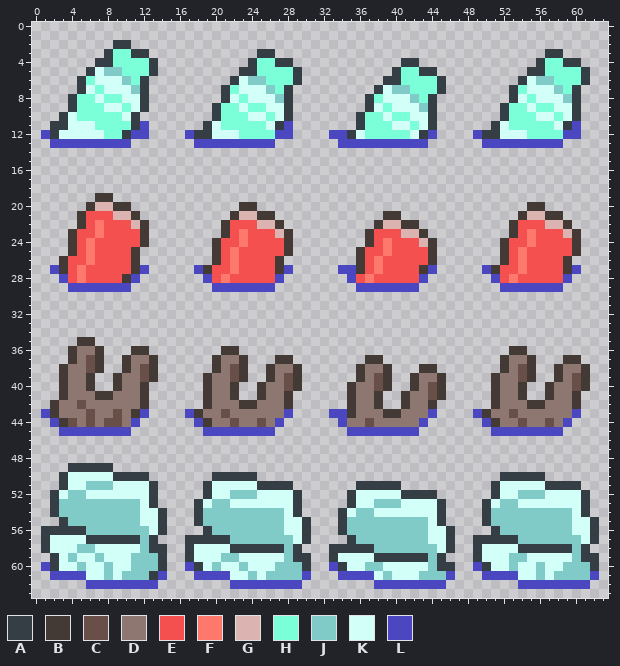
File history of a pixel-art sprite, Assets/Sprites/Gameplay/Trash.png. The first picture shows the starting point.
The file is 64x64 pixels.
Palette (. is transparent): A #353e44  B #443a35  C #684f47  D #8d7770  E #f55050  F #ff786c  G #dbb4b1  H #7affd9  J #80cbc8  K #d2fff7  L #4b47c1
Once edited:
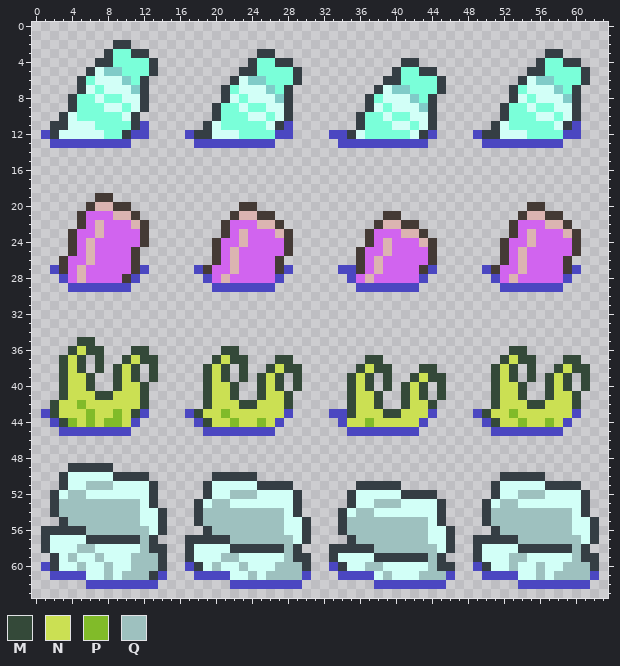
Colours new in this view: M #344939  N #cbe053  P #81bb29  Q #9ec1bf
Difference:
@@ palette @@
-E #f55050
+E #d164ef
@@ x 0..63 @@
 21 .....BEEEGGB..........BGGBB............BB.............BGGBB.....
-22 .....BEFEEEGB........BEEEGGB..........BGGBB..........BEEEGGB....
-23 ....BEEFEEEEB........BEFEEEGB........BEEEGGB.........BEFEEEGB...
-24 ....BEFEEEEEB.......BEEFEEEEB........BEFEEEGB.......BEEFEEEEB...
-25 ....BEFEEEEB........BEFEEEEEB.......BEEFEEEEB.......BEFEEEEEB...
-26 ...BEEFEEEEB........BEFEEEEB........BEFEEEEEB.......BEFEEEEB....
-27 ..LBEFEEEEEBL.....LBEEFEEEEBL.....LLBEFEEEEBL.....LBEEFEEEEBL...
-28 ...LEFEEEEBL.......LEFEEEEEL.......LEFEEEEEL.......LEFEEEEEL....
+22 .....BEGEEEGB........BEEEGGB..........BGGBB..........BEEEGGB....
+23 ....BEEGEEEEB........BEGEEEGB........BEEEGGB.........BEGEEEGB...
+24 ....BEGEEEEEB.......BEEGEEEEB........BEGEEEGB.......BEEGEEEEB...
+25 ....BEGEEEEB........BEGEEEEEB.......BEEGEEEEB.......BEGEEEEEB...
+26 ...BEEGEEEEB........BEGEEEEB........BEGEEEEEB.......BEGEEEEB....
+27 ..LBEGEEEEEBL.....LBEEGEEEEBL.....LLBEGEEEEBL.....LBEEGEEEEBL...
+28 ...LEGEEEEBL.......LEGEEEEEL.......LEGEEEEEL.......LEGEEEEEL....
 29 ....LLLLLLL.........LLLLLLL.........LLLLLLL.........LLLLLLL.....
@@ x 0..63 @@
 34 ................................................................
-35 .....BB.........................................................
-36 ....BDDB...BB........BB..............................BB.........
-37 ....BDCB..BDDB......BDDB...BB........BB.............BDDB...BB...
-38 ...BDDCB..BDCB......BDCB..BDDB......BDDB...BB.......BDCB..BDDB..
-39 ...BDDB..BDDCB.....BDDCB..BDCB......BDCB..BDDB.....BDDCB..BDCB..
-40 ...BDDB..BDDB......BDDB..BDDCB.....BDDCB..BDCB.....BDDB..BDDCB..
-41 ...BDDDBBDDDB......BDDB..BDDB......BDDB..BDDCB.....BDDB..BDDB...
-42 ..BDDCDDDDDDB......BDDDBBDDDB......BDDB..BDDB......BDDDBBDDDB...
-43 .LBDDDCDDCDBL....LBDDCDDDDDDL....LLBDDDBBDDDL....LBDDCDDDDDDL...
-44 ..LBCDCDCCDL......LBDDCDDCDL......LDDCDDDDDL......LBDDCDDCDL....
+35 .....MM.........................................................
+36 ....MNMM...MM........MM..............................MM.........
+37 ...MNM.M..MNMM......MNMM...MM........MM.............MNMM...MM...
+38 ...MNM.M.MNM.M.....MNM.M..MNMM......MNMM...MM......MNM.M..MNMM..
+39 ...MNNM..MNM.M.....MNM.M.MNM.M.....MNM.M..MNMM.....MNM.M.MNM.M..
+40 ...MNNM..MNNM......MNNM..MNM.M.....MNM.M.MNM.M.....MNNM..MNM.M..
+41 ...MNNNMMNNNM......MNNM..MNNM......MNNM..MNM.M.....MNNM..MNNM...
+42 ..MNNPNNNNNNM......MNNNMMNNNM......MNNM..MNNM......MNNNMMNNNM...
+43 .LMNNNPNNPNML....LMNNPNNNNNNL....LLMNNNMMNNNL....LMNNPNNNNNNL...
+44 ..LMPNPNPPNL......LMNNPNNPNL......LNNPNNNNNL......LMNNPNNPNL....
 45 ...LLLLLLLL........LLLLLLLL........LLLLLLLL........LLLLLLLL.....
@@ x 0..63 @@
 50 ...AKKKKKAAAA.......AAAAA...........................AAAAA.......
-51 ...AKKJJJKKKKA.....AKKKKKAAAA.......AAAAA..........AKKKKKAAAA...
-52 ..AKJJKKKKKKKA.....AKKJJJKKKKA.....AKKKKKAAAA......AKKJJJKKKKA..
-53 ..AJJJJJJJJJKA....AKJJKKKKKKKA.....AKKJJJKKKKA....AKJJKKKKKKKA..
-54 ..AJJJJJJJJJKKA...AJJJJJJJJJKA....AKJJKKKKKKKA....AJJJJJJJJJKA..
-55 ...AJJJJJJJJKKA...AJJJJJJJJJKKA...AJJJJJJJJJKA....AJJJJJJJJJKKA.
-56 .AAAAAJJJJJJJKA....AJJJJJJJJKKA...AJJJJJJJJJKKA....AJJJJJJJJKKA.
-57 .AKKKKAAAAAAJA...AAAAAJJJJJJJKA....AJJJJJJJJKKA..AAAAAJJJJJJJKA.
-58 .AKKKJJKKKKKJAA..AKKKKAAAAAAJA...AAAAAJJJJJJJKA..AKKKKAAAAAAJA..
-59 ..AKJKKJKKKJJJA..AKKKJJKKKKKJAA..AKKKKAAAAAAJA...AKKKJJKKKKKJAA.
-60 .LAKKJKKJKKJJJA..LAKJKKJKKKJJJA..LAKKJJKKKKKJAA..LAKKJKKJKKJJJA.
-61 ..LLLLKKJKJJJAL...LLLLKKJKJJJJL...LLLLKJKKKJJJL...LLLLKKJKJJJJL.
+51 ...AKKQQQKKKKA.....AKKKKKAAAA.......AAAAA..........AKKKKKAAAA...
+52 ..AKQQKKKKKKKA.....AKKQQQKKKKA.....AKKKKKAAAA......AKKQQQKKKKA..
+53 ..AQQQQQQQQQKA....AKQQKKKKKKKA.....AKKQQQKKKKA....AKQQKKKKKKKA..
+54 ..AQQQQQQQQQKKA...AQQQQQQQQQKA....AKQQKKKKKKKA....AQQQQQQQQQKA..
+55 ...AQQQQQQQQKKA...AQQQQQQQQQKKA...AQQQQQQQQQKA....AQQQQQQQQQKKA.
+56 .AAAAAQQQQQQQKA....AQQQQQQQQKKA...AQQQQQQQQQKKA....AQQQQQQQQKKA.
+57 .AKKKKAAAAAAQA...AAAAAQQQQQQQKA....AQQQQQQQQKKA..AAAAAQQQQQQQKA.
+58 .AKKKQQKKKKKQAA..AKKKKAAAAAAQA...AAAAAQQQQQQQKA..AKKKKAAAAAAQA..
+59 ..AKQKKQKKKQQQA..AKKKQQKKKKKQAA..AKKKKAAAAAAQA...AKKKQQKKKKKQAA.
+60 .LAKKQKKQKKQQQA..LAKQKKQKKKQQQA..LAKKQQKKKKKQAA..LAKKQKKQKKQQQA.
+61 ..LLLLKKQKQQQAL...LLLLKKQKQQQQL...LLLLKQKKKQQQL...LLLLKKQKQQQQL.
 62 ......LLLLLLLL........LLLLLLLL........LLLLLLLL........LLLLLLLL..
